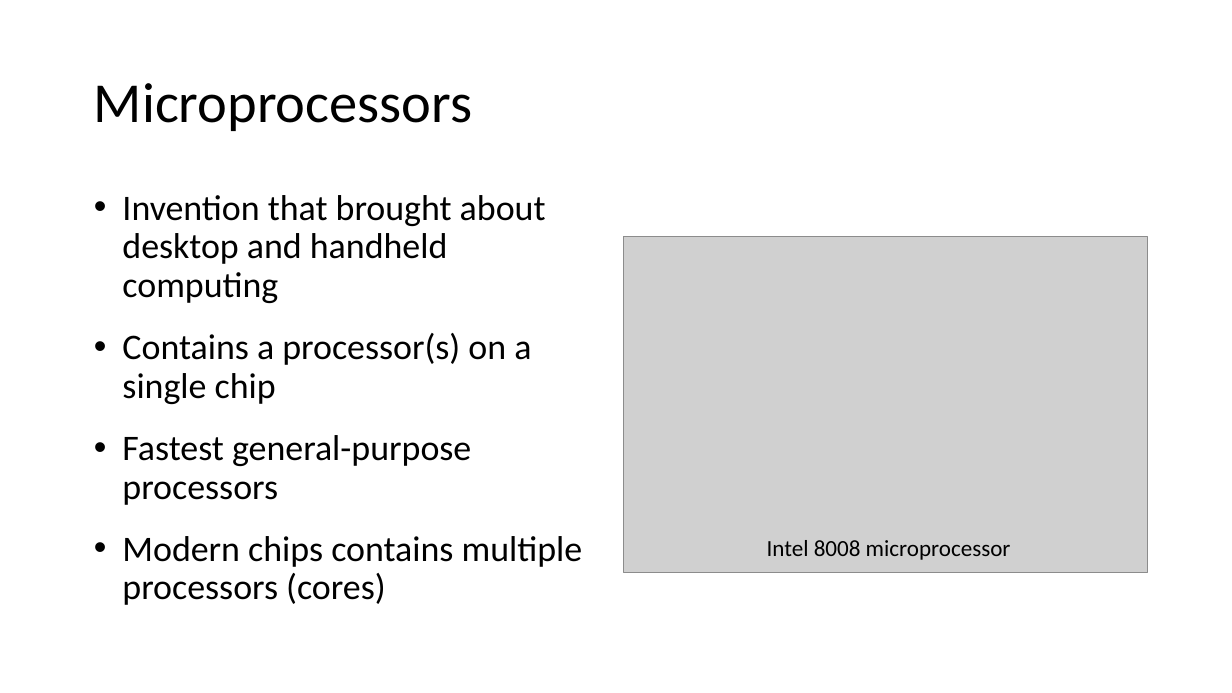
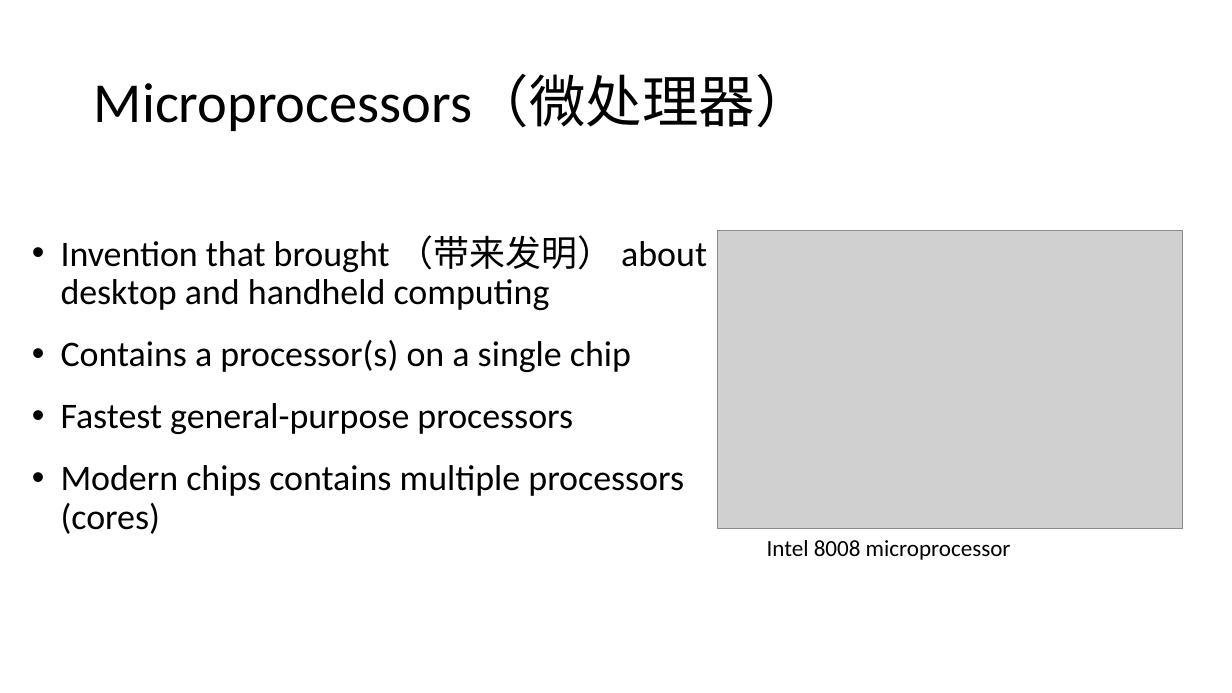
Before and after one commit to vcboy1/Leeds, a slide deck: slide 21 of 26fall/1860/Lecture/Week1/Lecture 1.1.2.pptx. Drawn at 1232x693 pixels with LibreOffice and Linux fonts; fonts in the diff are those of the drawing; grey boxes stand for pictures; background and template pictures are left out. Boxes give left, top, right and bottom in pixels: in the first picture for what was removed or moved away, otherwise in the second. Text is boxed around its words. In the diff, an @@ line names an element or a change of style, - is before the commit and + after.

```diff
--- a/26fall/1860/Lecture/Week1/Lecture 1.1.2.pptx
+++ b/26fall/1860/Lecture/Week1/Lecture 1.1.2.pptx
@@ title at <box>94,74,812,131</box>: text changed @@
-Microprocessors
+Microprocessors（微处理器）
@@ text "Invention that brought （带来发明） about ...": place and size @@
-text "Invention that brought （带来发明） about ..." at <box>122,195,583,605</box>
+text "Invention that brought （带来发明） about ..." at <box>61,235,707,534</box>
@@ text at <box>61,235,707,310</box>: text changed @@
-  • Invention that brought about desktop and handheld computing
+  • Invention that brought （带来发明） about desktop and handheld computing
@@ picture: place and size @@
-picture at <box>624,237,1148,572</box>
+picture at <box>717,230,1183,529</box>
```
Also in this commit, not shown: 5 other slides changed, 7 other files.
